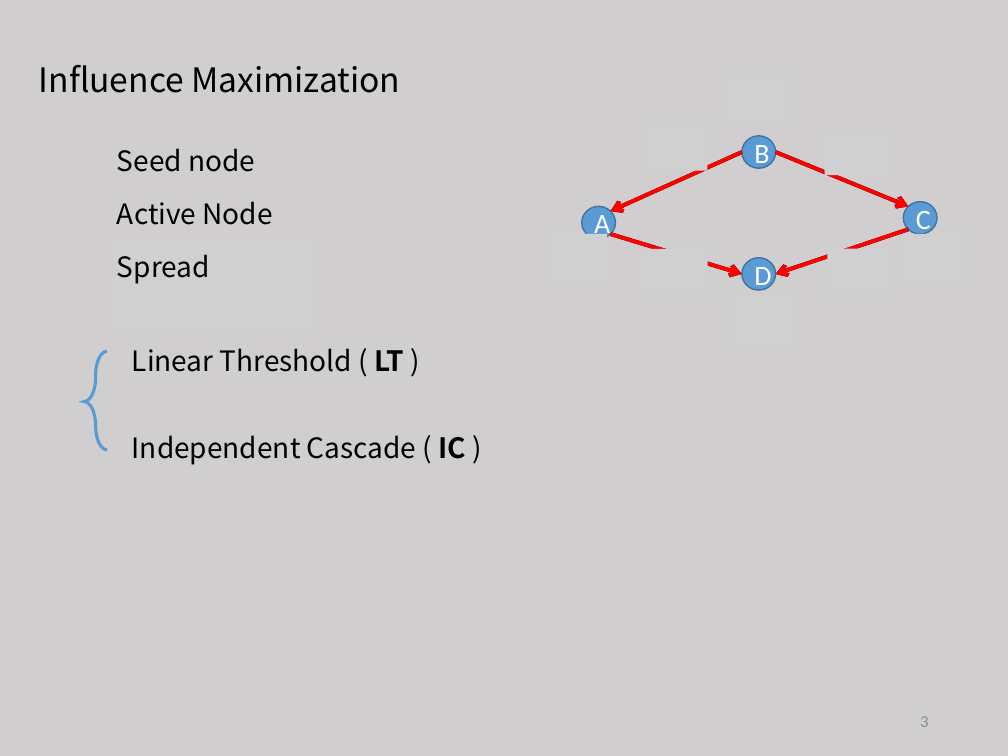
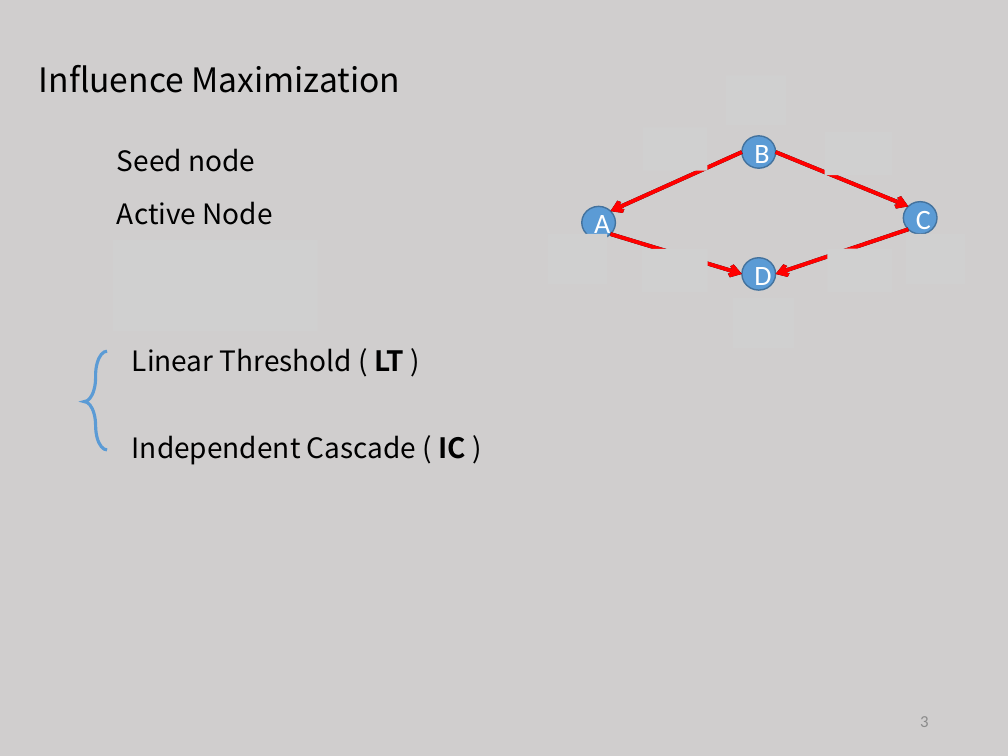
Before and after one commit to tianzhuwei/PPT, a slide deck: slide 3 of 4-魏天柱-Holistic Influence Maximization_ Combining Scalability and Efficiency with Opinion-Aware Models..pptx. Drawn at 1008x756 pixels with LibreOffice and Linux fonts; fonts in the diff are those of the drawing; grey boxes stand for pictures. Boxes give left, top, right and bottom in pixels: in the first picture for what was removed or moved away, otherwise in the second. Text is boxed around its words. In the diff, an @@ line names an element or a change of style, - is before the commit and + after.

```diff
--- a/4-魏天柱-Holistic Influence Maximization_ Combining Scalability and Efficiency with Opinion-Aware Models..pptx
+++ b/4-魏天柱-Holistic Influence Maximization_ Combining Scalability and Efficiency with Opinion-Aware Models..pptx
@@ text removed at <box>117,254,210,284</box> @@
-Spread
```
Also in this commit, not shown: 8 other slides changed, 1 slide added.
